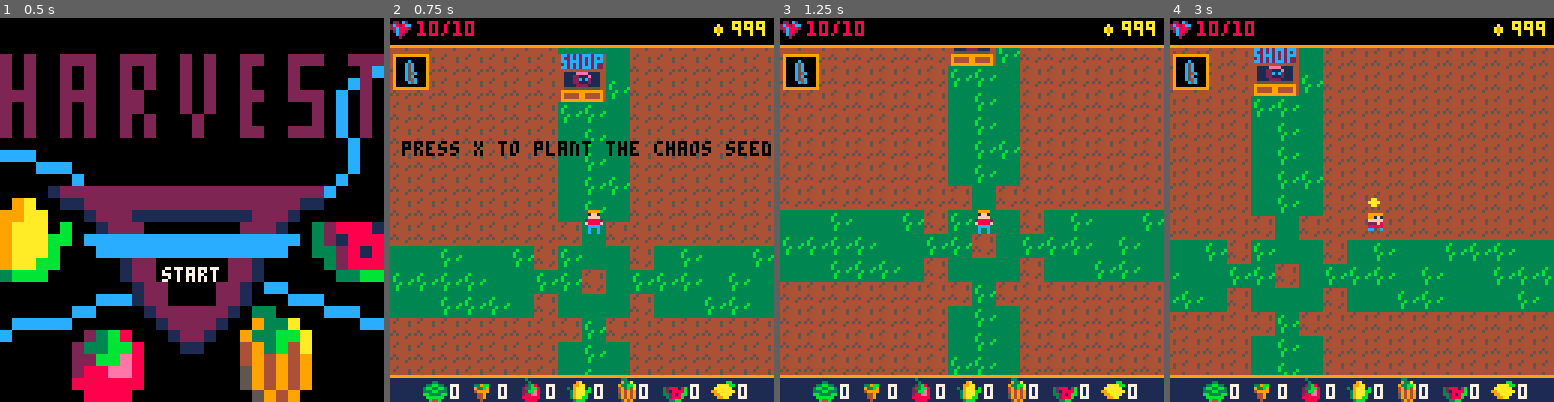
Above: before the commit, frames 1-4 (left to right).
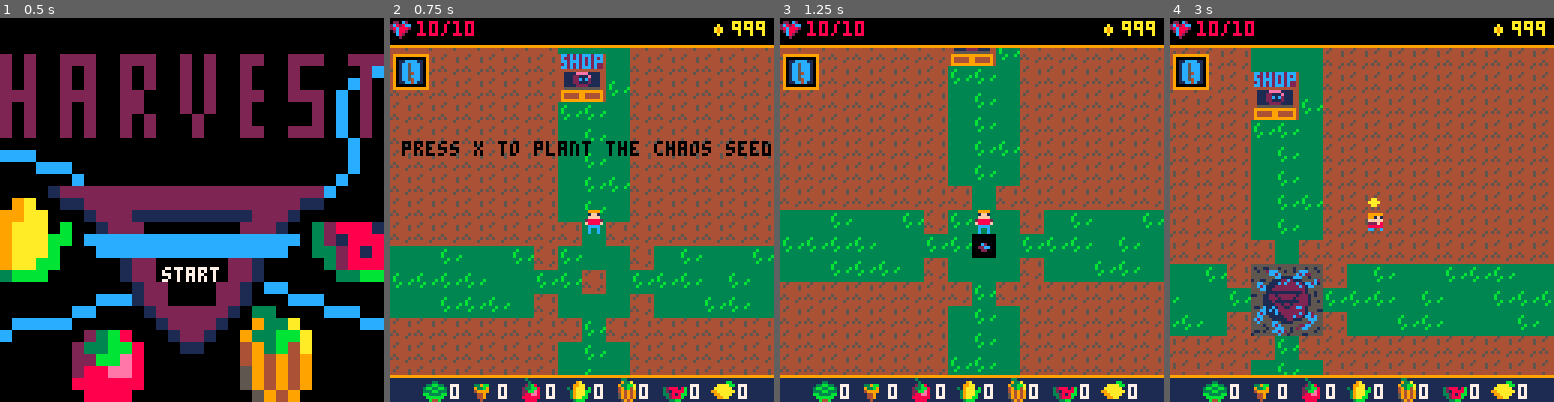
Above: after the commit, the same moments.

Repository: alexjbusch/GameJam2020
Game: PICO-8 cartridge GMTK-GameJam2020-Game/necrofarmicon.p8
The game is run twice, just before and just after one commit, with the same random seed, the same clock (stepped at 60 frames per second) and the same inputs.
Inputs:
- Up to frame 1 (0.5 s): tap X (X key) at 0.33 s
- Up to frame 2 (0.75 s): tap O (Z key) at 0.7 s
- Up to frame 3 (1.25 s): tap X (X key) at 1.07 s
- Up to frame 4 (3 s): hold Right 1.6-2.1 s; tap O (Z key) every 0.4 s from 1.7 to 2.9 s; tap X (X key) at 1.85, 2.97 s; hold Up 2.15-2.42 s; hold Right from 2.47 s (still down)

Frame 1 is identical in both runs. In frame 2, 0.4% of the frame differs, in the area x 1-97%, y 10-90%; in frame 3, 0.8%; in frame 4, 19%, in the area x 0-100%, y 7-90%.

Commit message:
chaos seed plantable

Diff:
--- a/GMTK-GameJam2020-Game/necrofarmicon.p8
+++ b/GMTK-GameJam2020-Game/necrofarmicon.p8
@@ -39,6 +39,9 @@
  --mset(corr_seed_pos.x/8,corr_seed_pos.y/8,132)
  scene="title"
  cutscene=false
+ chaos_seed_growth_timer=0
+ chaos_seed_growing=true
+
  player.hp=10
  --create_enemy(75,55,"pumpkin",player)
  for b in all(enemies) do
@@ -99,8 +102,26 @@
    else
     if btnp(❎) then
      cutscene=false
-    end
-   end
+     mset(120/8,124/8,84)
+    end
+   end
+   if chaos_seed_growing then
+	   if chaos_seed_growth_timer<1 then
+	    chaos_seed_growth_timer+=delta_time
+	   else
+	    mset(14,14,138)
+	    mset(15,14,139)
+	    mset(16,14,140)
+	    mset(14,15,154)
+	    mset(15,15,155)
+	    mset(16,15,156)
+	    mset(14,16,170)
+	    mset(15,16,171)
+	    mset(16,16,172)
+	    player.y-=8
+	    chaos_seed_growing=false
+	   end
+	  end
 
    cam_offset=set_camera_offset()
    ui_layer:update()
Not shown, changed: 92 lines of the sprite sheet (__gfx__) section of GMTK-GameJam2020-Game/necrofarmicon.p8
Not shown, changed: the thumbnail (__label__) section of GMTK-GameJam2020-Game/necrofarmicon.p8
